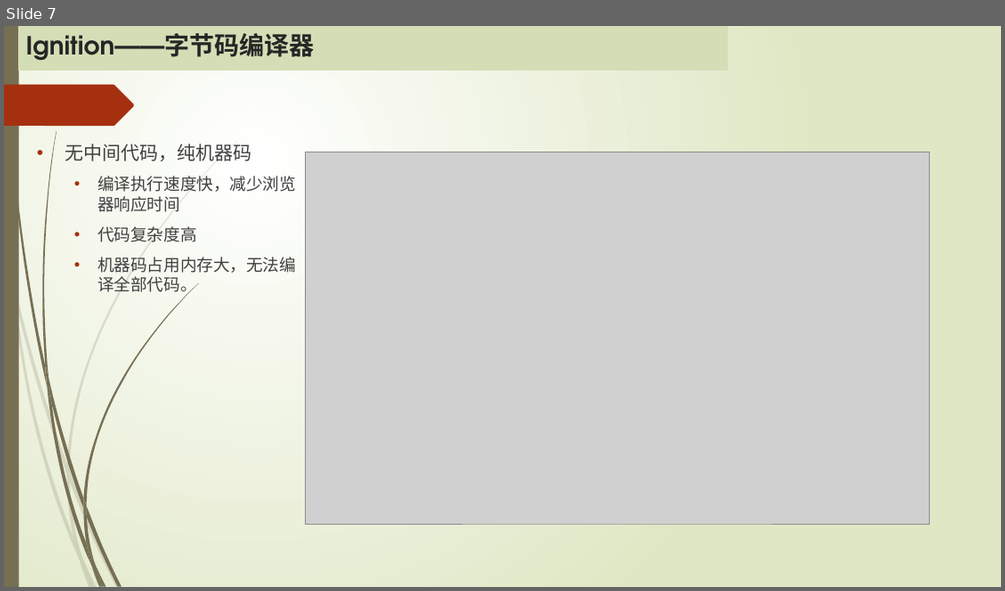
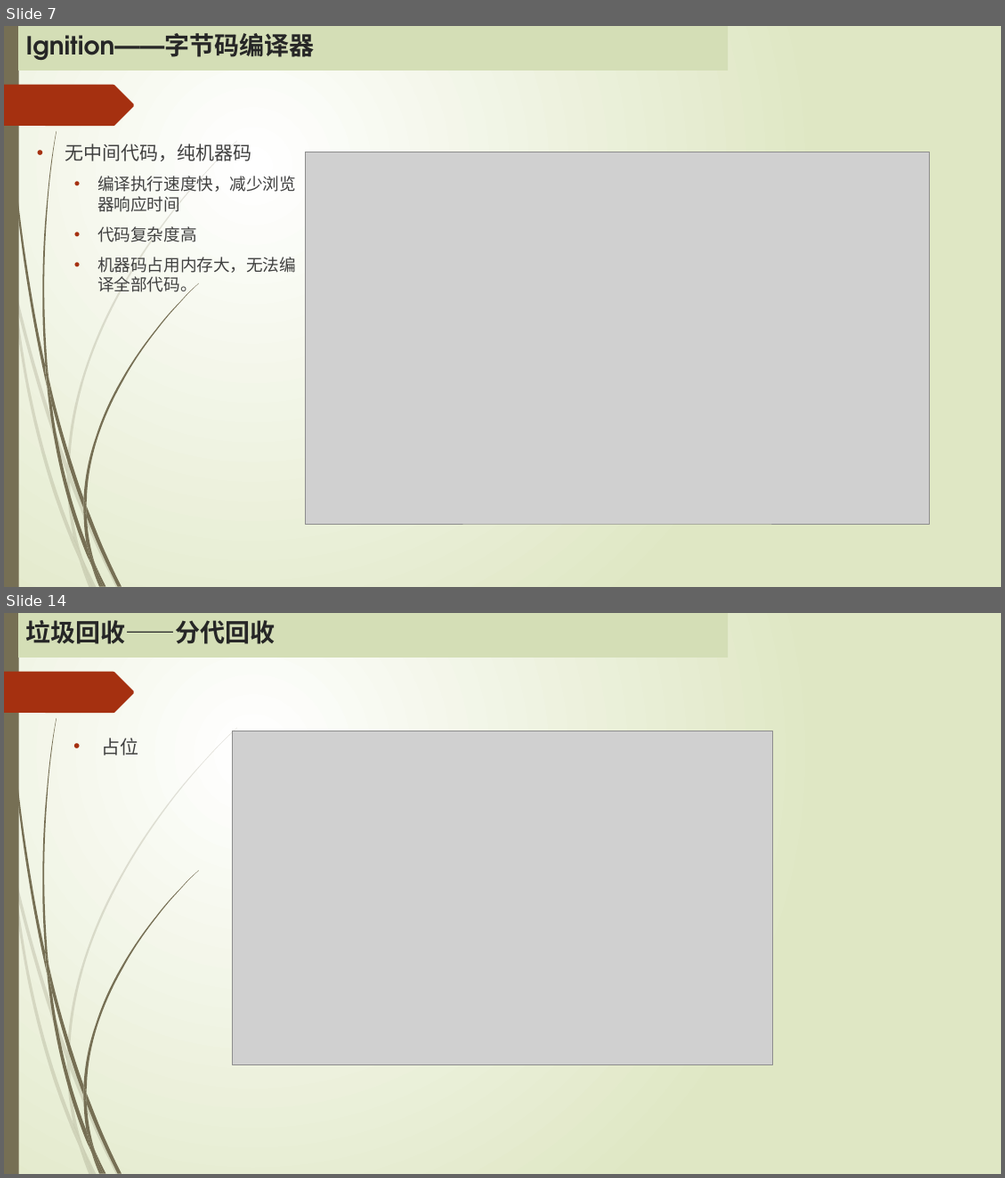
Before and after one commit to MickleWen/Google-V8, a slide deck: Google V8引擎.pptx. Shown one above the other, each under a label of ours: slide 7 before the commit, slides 7 and 14 after it; the slides between them are not shown. The pictures are 1005x591 and 1005x1178 pixels, drawn with LibreOffice and Linux fonts; fonts in the diff are those of the drawing; grey boxes stand for pictures. Boxes give left, top, right and bottom in pixels: in the first picture for what was removed or moved away, otherwise in the second. Text is boxed around its words. In the diff, an @@ line names an element or a change of style, - is before the commit and + after.

```diff
--- a/Google V8引擎.pptx
+++ b/Google V8引擎.pptx
@@ slide 14 added at [4, 613, 1001, 1174], background gradient #FFFFFF to #DFE8C4; not listed: 24 template elements that a slide beside it also shows @@
@@ rectangle added at [18, 613, 728, 657], fill #D4DEB6, 24 pt, text #262626, bold @@
+垃圾回收——分代回收
@@ text added at [102, 738, 139, 755], 18 pt, text #404040 @@
+• 占位
@@ picture added at [233, 731, 773, 1064] @@
```
Also in this commit, not shown: 1 slide changed, 5 other slides added.
